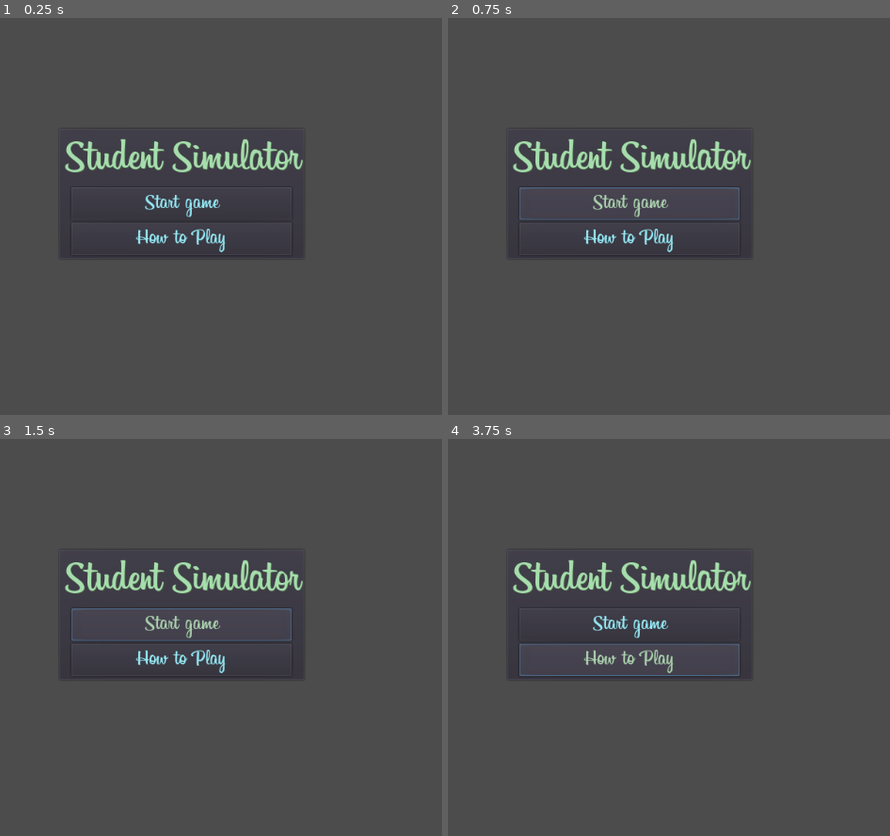
Above: before the commit, frames 1-4 (two rows, left to right).
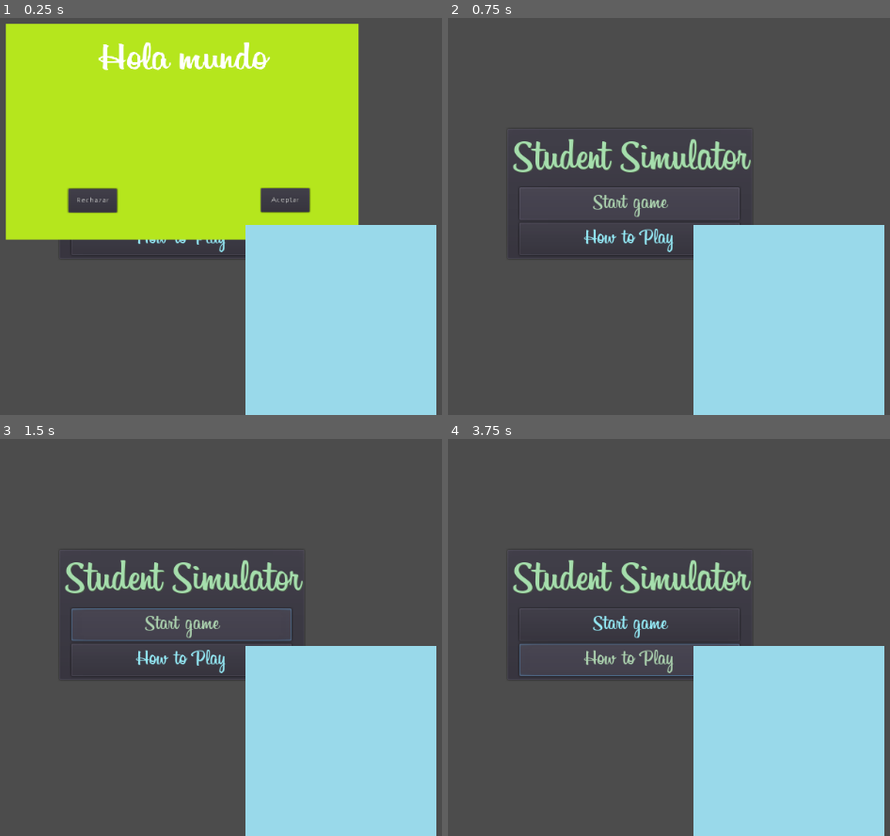
Above: after the commit, the same moments.

Repository: TraumaGames/StudentSimulator-TraumaGames
Game: Godot game, scene res://MainMenu.tscn
The game is run twice, just before and just after one commit, with the same random seed, the same clock (stepped at 60 frames per second) and the same inputs.
Inputs (mouse positions are in pixels of both pictures, inside the frame that each line leads up to):
- Up to frame 1 (0.25 s): no input
- Up to frame 2 (0.75 s): click (735, 200) at 0.5 s, where only the run after the commit has a clickable "Aceptar"
- Up to frame 3 (1.5 s): click "Start game" at 1.25 s
- Up to frame 4 (3.75 s): click "Start game" at 2 s; click "Start game" at 2.75 s; click "How to Play" at 3.5 s

The runs differ from the first frame. In frame 1, 62% of the frame differs, in the area x 1-99%, y 1-100%; in frame 2, 21%; in frame 3, 21%; in frame 4, 21%.

Commit message:
Se agregaron tarjetas y manejo de stats

Diff:
--- /dev/null
+++ b/Entities/Card.gd
@@ -0,0 +1,31 @@
+extends Sprite
+
+signal update_values
+
+onready var label: Label = $Text
+onready var buttonAccept: Button = $Accept
+onready var buttonCancel: Button = $Cancel
+var stats_update_accept = {}
+var stats_update_cancel = {}
+var player: Player
+
+func initialize(player: Player):
+	self.player = player
+
+func _update_values(text, textAccept, textCancel, stats_accept, stats_cancel):
+	label.text = text
+	buttonAccept.text = textAccept
+	buttonCancel.text = textCancel
+	stats_update_accept = stats_accept
+	stats_update_cancel = stats_cancel
+
+func _on_Card_update_values(text, textAccept, textCancel, stats_accept, stats_cancel):
+	 _update_values(text, textAccept, textCancel, stats_accept, stats_cancel)
+
+func _on_Accept_pressed():
+	self.hide()
+	player.emit_signal("update_stats", stats_update_accept)
+
+func _on_Cancel_pressed():
+	self.hide()
+	player.emit_signal("update_stats", stats_update_cancel)
--- /dev/null
+++ b/Entities/Card.tscn
@@ -0,0 +1,49 @@
+[gd_scene load_steps=5 format=2]
+
+[ext_resource path="res://assets/card.PNG" type="Texture" id=1]
+[ext_resource path="res://fonts/Billabong-font.ttf" type="DynamicFontData" id=2]
+[ext_resource path="res://Entities/Card.gd" type="Script" id=3]
+
+[sub_resource type="DynamicFont" id=1]
+size = 82
+font_data = ExtResource( 2 )
+
+[node name="Card" type="Sprite"]
+scale = Vector2( 0.77981, 0.652332 )
+texture = ExtResource( 1 )
+script = ExtResource( 3 )
+
+[node name="Text" type="Label" parent="."]
+margin_left = -276.849
+margin_top = -199.0
+margin_right = 282.151
+margin_bottom = 96.0
+custom_fonts/font = SubResource( 1 )
+text = "Dedicate a otra cosa |
+Na mentira"
+align = 1
+__meta__ = {
+"_edit_use_anchors_": false
+}
+
+[node name="Accept" type="Button" parent="."]
+margin_left = 137.134
+margin_top = 117.731
+margin_right = 222.134
+margin_bottom = 167.731
+__meta__ = {
+"_edit_use_anchors_": false
+}
+
+[node name="Cancel" type="Button" parent="."]
+margin_left = -198.748
+margin_top = 118.735
+margin_right = -113.748
+margin_bottom = 168.735
+__meta__ = {
+"_edit_use_anchors_": false
+}
+
+[connection signal="update_values" from="." to="." method="_on_Card_update_values"]
+[connection signal="pressed" from="Accept" to="." method="_on_Accept_pressed"]
+[connection signal="pressed" from="Cancel" to="." method="_on_Cancel_pressed"]
--- /dev/null
+++ b/Entities/Player/Player.gd
@@ -0,0 +1,13 @@
+extends Sprite
+class_name Player
+
+signal update_stats
+
+var stats = {"Salud": 100}
+
+func _on_Player_update_stats(stats_update):
+	var new_stats = {}
+	for k in stats.keys():
+		new_stats[k] = stats[k] + stats_update[k]
+	stats = new_stats
+	print(stats)
--- /dev/null
+++ b/Entities/Player/Player.tscn
@@ -0,0 +1,10 @@
+[gd_scene load_steps=3 format=2]
+
+[ext_resource path="res://assets/Player_1.PNG" type="Texture" id=1]
+[ext_resource path="res://Entities/Player/Player.gd" type="Script" id=2]
+
+[node name="Player" type="Sprite"]
+texture = ExtResource( 1 )
+script = ExtResource( 2 )
+
+[connection signal="update_stats" from="." to="." method="_on_Player_update_stats"]
--- a/MainMenu.tscn
+++ b/MainMenu.tscn
@@ -1,7 +1,9 @@
-[gd_scene load_steps=4 format=2]
+[gd_scene load_steps=6 format=2]
 
+[ext_resource path="res://Entities/Card.tscn" type="PackedScene" id=1]
 [ext_resource path="res://fonts/Billabong-font.ttf" type="DynamicFontData" id=2]
 [ext_resource path="res://scripts/MainMenu.gd" type="Script" id=3]
+[ext_resource path="res://Entities/Player/Player.tscn" type="PackedScene" id=4]
 
 [sub_resource type="DynamicFont" id=1]
 size = 60
@@ -55,3 +57,9 @@
 margin_top = 75.0
 margin_right = 327.0
 margin_bottom = 75.0
+
+[node name="Card" parent="CenterContainer/PanelContainer/VBoxContainer" instance=ExtResource( 1 )]
+position = Vector2( 162.231, -1.11096 )
+
+[node name="Player" parent="CenterContainer/PanelContainer/VBoxContainer" instance=ExtResource( 4 )]
+position = Vector2( 377.741, 310.033 )
--- a/project.godot
+++ b/project.godot
@@ -7,6 +7,16 @@
 ;   param=value ; assign values to parameters
 
 config_version=4
+
+_global_script_classes=[ {
+"base": "Sprite",
+"class": "Player",
+"language": "GDScript",
+"path": "res://Entities/Player/Player.gd"
+} ]
+_global_script_class_icons={
+"Player": ""
+}
 
 [application]
 
--- a/scripts/MainMenu.gd
+++ b/scripts/MainMenu.gd
@@ -9,3 +9,6 @@
 		var instance= main_menu_button.instance()
 		instance.text=main_buttons[i]
 		$CenterContainer/PanelContainer/VBoxContainer/Buttons.add_child(instance)
+
+	$CenterContainer/PanelContainer/VBoxContainer/Card.initialize($CenterContainer/PanelContainer/VBoxContainer/Player)
+	$CenterContainer/PanelContainer/VBoxContainer/Card.emit_signal("update_values", "Hola mundo", "Aceptar", "Rechazar", {"Salud": -50}, {"Salud": +1})
Binary file added: assets/Player_1.PNG
Not shown, added: assets/Player_1.PNG.import
Binary file added: assets/Player_2.png
Not shown, added: assets/Player_2.png.import
Binary file added: assets/card.PNG
Not shown, added: assets/card.PNG.import
Not shown, added: .gitignore
